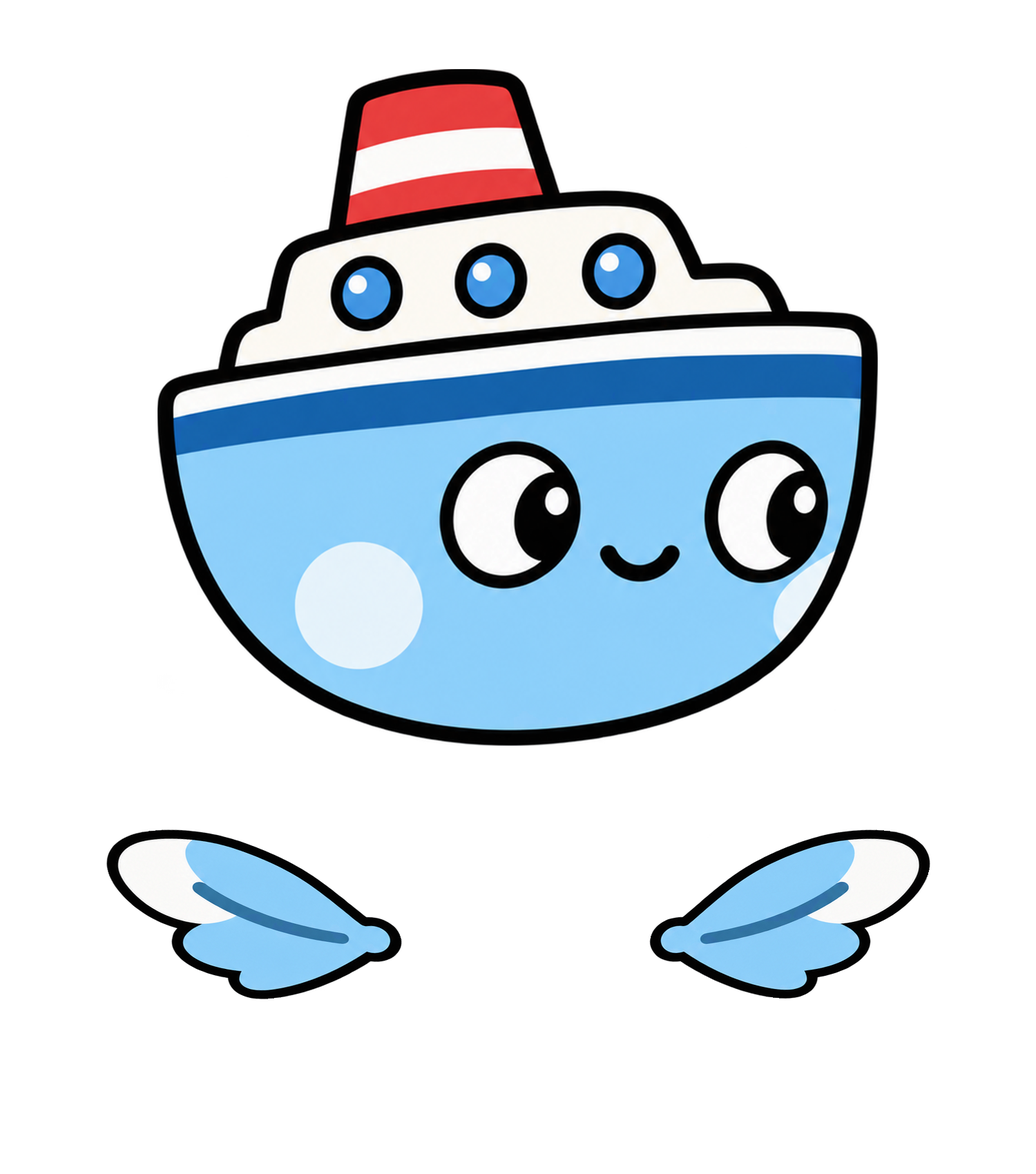
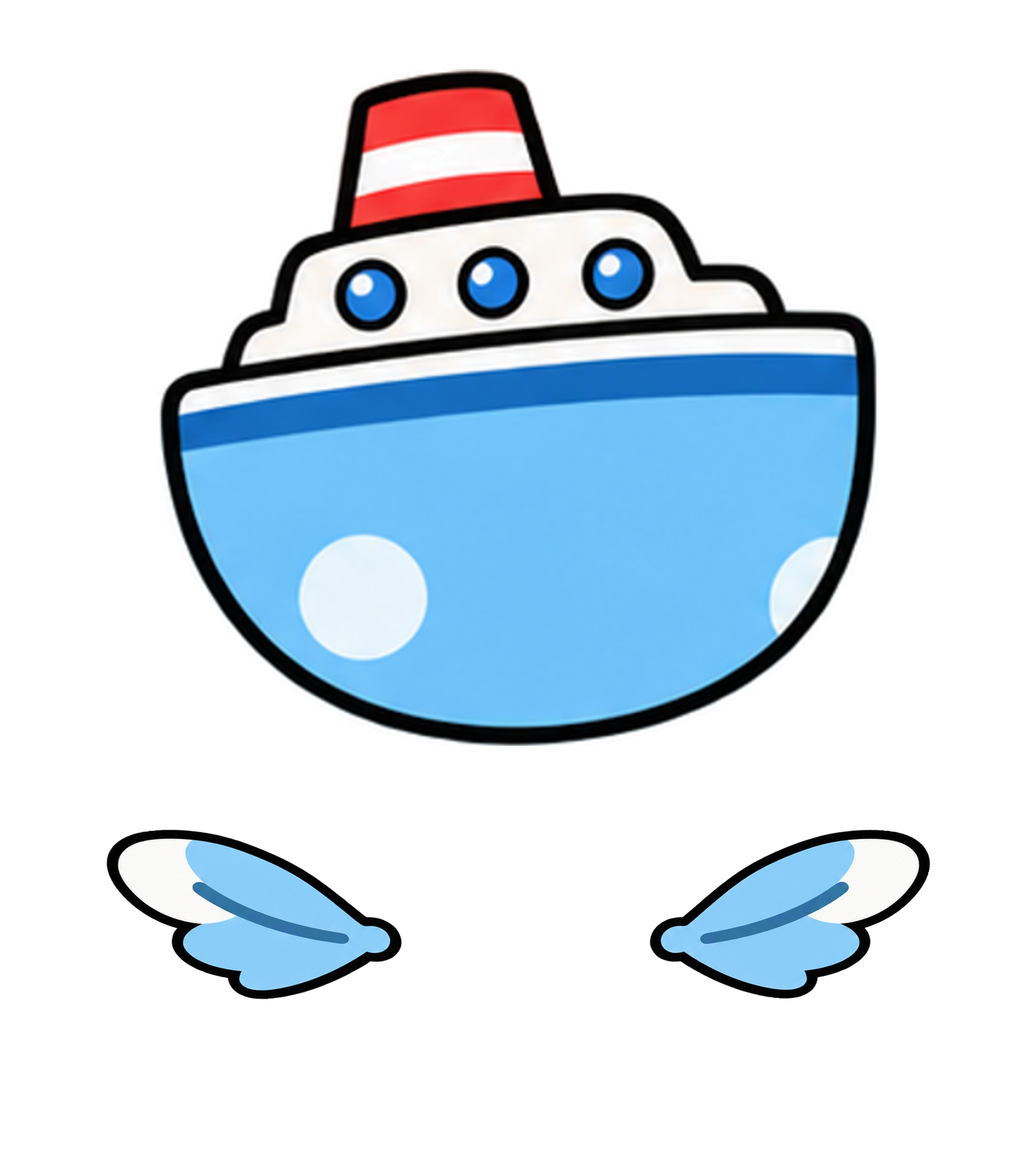
Before/after of a 1036 × 1174 layered artwork. What changed in the layer stack:
painted on "머리" over [157, 69, 878, 746]
